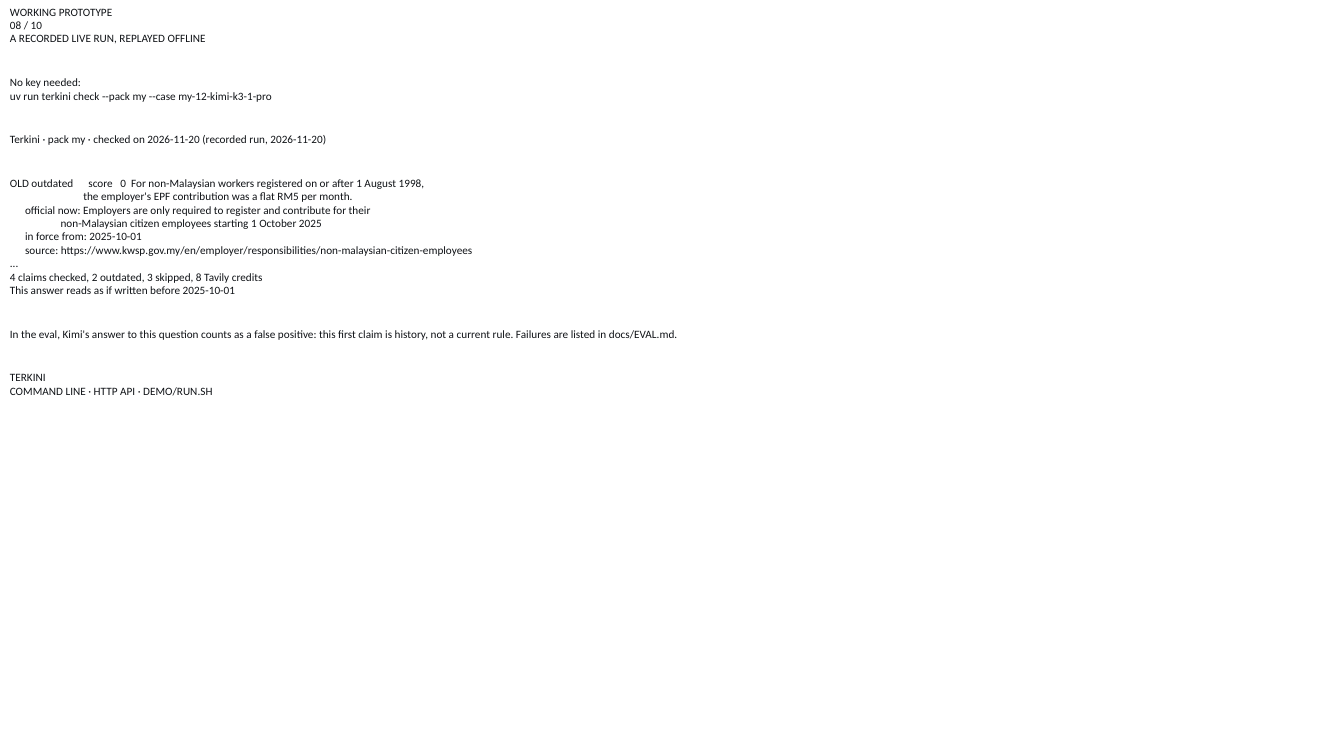
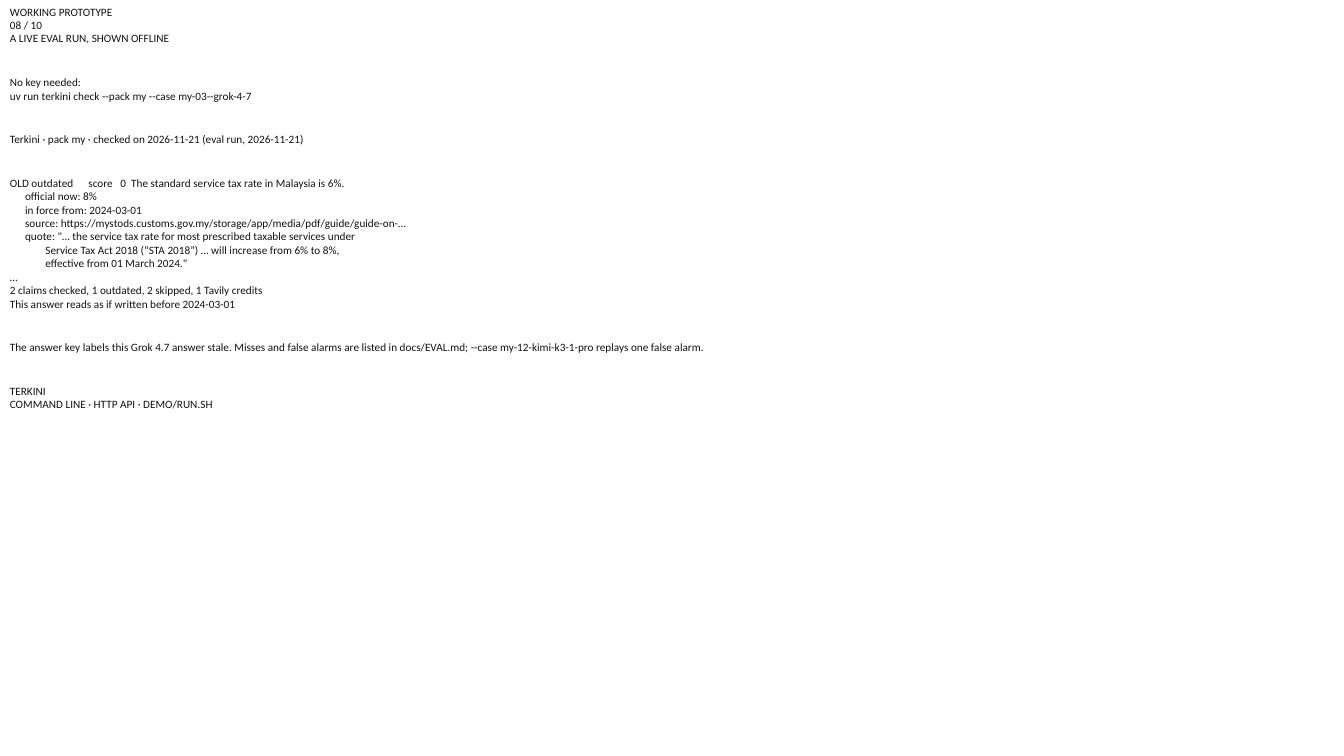
Before and after one commit to aimanmalib/terkini, a slide deck: slide 8 of docs/deck.pptx. Drawn at 1344x756 pixels with LibreOffice and Linux fonts; fonts in the diff are those of the drawing; background and template pictures are left out. Boxes give left, top, right and bottom in pixels: in the first picture for what was removed or moved away, otherwise in the second. Text is boxed around its words. In the diff, an @@ line names an element or a change of style, - is before the commit and + after.

```diff
--- a/docs/deck.pptx
+++ b/docs/deck.pptx
@@ text at [10,34,169,43]: text changed @@
-A RECORDED LIVE RUN, REPLAYED OFFLINE
+A LIVE EVAL RUN, SHOWN OFFLINE
@@ text at [10,92,704,353]: text changed @@
-uv run terkini check --pack my --case my-12-kimi-k3-1-pro
-Terkini · pack my · checked on 2026-11-20 (recorded run, 2026-11-20)
-OLD outdated score 0 For non-Malaysian workers registered on or after 1 August 1998,
-the employer's EPF contribution was a flat RM5 per month.
-official now: Employers are only required to register and contribute for their
-non-Malaysian citizen employees starting 1 October 2025
-in force from: 2025-10-01
-source: https://www.kwsp.gov.my/en/employer/responsibilities/non-malaysian-citizen-employees
-...
-4 claims checked, 2 outdated, 3 skipped, 8 Tavily credits
-This answer reads as if written before 2025-10-01
-In the eval, Kimi's answer to this question counts as a false positive: this first claim is history, not a current rule. Failures are listed in docs/EVAL.md.
+uv run terkini check --pack my --case my-03--grok-4-7
+Terkini · pack my · checked on 2026-11-21 (eval run, 2026-11-21)
+OLD outdated score 0 The standard service tax rate in Malaysia is 6%.
+official now: 8%
+in force from: 2024-03-01
+source: https://mystods.customs.gov.my/storage/app/media/pdf/guide/guide-on-…
+quote: "… the service tax rate for most prescribed taxable services under
+Service Tax Act 2018 (“STA 2018”) … will increase from 6% to 8%,
+effective from 01 March 2024."
+…
+2 claims checked, 1 outdated, 2 skipped, 1 Tavily credits
+This answer reads as if written before 2024-03-01
+The answer key labels this Grok 4.7 answer stale. Misses and false alarms are listed in docs/EVAL.md; --case my-12-kimi-k3-1-pro replays one false alarm.
```
Also in this commit, not shown: 11 other files.
